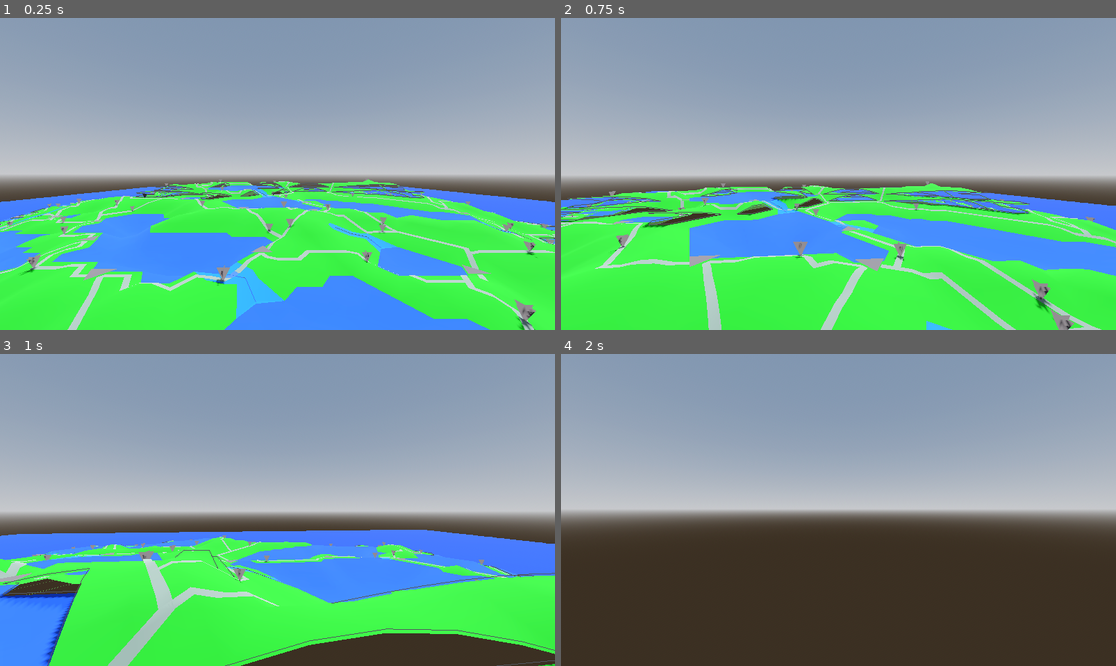
Above: before the commit, frames 1-4 (two rows, left to right).
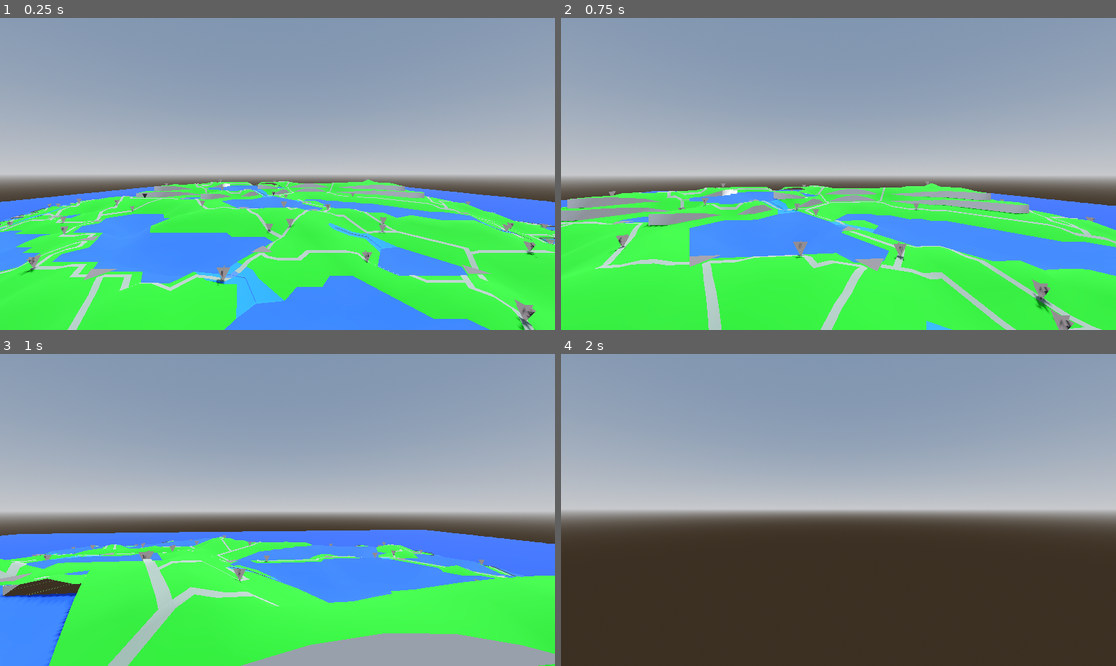
Above: after the commit, the same moments.

Repository: MichaelReel/Faster-Island-Generation
Game: Godot game, scene res://Main.tscn
Same seed, same stepped clock (60 frames per second), same inputs: the game is played once before the commit and once after it.
Inputs (mouse positions are in pixels of both pictures, inside the frame that each line leads up to):
- Up to frame 1 (0.25 s): no input
- Up to frame 2 (0.75 s): tap Enter at 0.5 s; move the mouse to (866, 174) at 0.52 s; hold W (forward) from 0.53 s (still down)
- Up to frame 3 (1 s): keep holding W (forward)
- Up to frame 4 (2 s): keep holding W (forward); move the mouse to (810, 510) at 1.27 s

The runs differ from the first frame. In frame 1, 1.1% of the frame differs, in the area x 24-77%, y 52-59%; in frame 2, 2.9%; in frame 3, 4.9%, in the area x 0-100%, y 62-100%; in frame 4, nothing differs.

Commit message:
Cliff faces drawn, though sometimes back to front

Diff:
--- a/Main.tscn
+++ b/Main.tscn
@@ -35,6 +35,8 @@
 [sub_resource type="StandardMaterial3D" id="StandardMaterial3D_n3gii"]
 albedo_color = Color(0.403922, 0.454902, 0.403922, 1)
 
+[sub_resource type="StandardMaterial3D" id="StandardMaterial3D_f5ket"]
+
 [node name="Main" type="Node3D"]
 
 [node name="WorldEnvironment" type="WorldEnvironment" parent="."]
@@ -55,6 +57,7 @@
 region_debug = SubResource("StandardMaterial3D_cmf4l")
 settlement = SubResource("StandardMaterial3D_0wty8")
 road = SubResource("StandardMaterial3D_n3gii")
+cliff = SubResource("StandardMaterial3D_f5ket")
 
 [node name="BoundsMesh" parent="GeneratedIsland" index="0"]
 visible = false
--- a/island/GeneratedIsland.gd
+++ b/island/GeneratedIsland.gd
@@ -54,6 +54,7 @@
 @export var region_debug: Material = Material.new()
 @export var settlement: Material = Material.new()
 @export var road: Material = Material.new()
+@export var cliff: Material = Material.new()
 
 @onready var bounds : Mesh = $BoundsMesh.mesh
 @onready var material_lib: MaterialLib = MaterialLib.new()
@@ -69,6 +70,7 @@
 	material_lib.set_material("region_debug", region_debug)
 	material_lib.set_material("settlement", settlement)
 	material_lib.set_material("road", road)
+	material_lib.set_material("cliff", cliff)
 
 func _process(delta: float) -> void:
 	if not _changes_pending:
--- a/island/GeneratedIsland.tscn
+++ b/island/GeneratedIsland.tscn
@@ -11,11 +11,19 @@
 resource_local_to_scene = false
 resource_name = ""
 
-[sub_resource type="Material" id="Material_8f78n"]
+[sub_resource type="Material" id="Material_bwvvt"]
 resource_local_to_scene = false
 resource_name = ""
 
 [sub_resource type="Material" id="Material_7ocas"]
+resource_local_to_scene = false
+resource_name = ""
+
+[sub_resource type="Material" id="Material_4yewd"]
+resource_local_to_scene = false
+resource_name = ""
+
+[sub_resource type="Material" id="Material_uoiw4"]
 resource_local_to_scene = false
 resource_name = ""
 
@@ -31,8 +39,10 @@
 script = ExtResource("1_v0fho")
 sub_water = SubResource("Material_6k20l")
 ground = SubResource("Material_5jwn0")
-lake_debug = SubResource("Material_8f78n")
+water_surface = SubResource("Material_bwvvt")
 region_debug = SubResource("Material_7ocas")
+settlement = SubResource("Material_4yewd")
+road = SubResource("Material_uoiw4")
 
 [node name="BoundsMesh" type="MeshInstance3D" parent="."]
 mesh = SubResource("PlaneMesh_qw12c")
--- a/island/generation/cliffs/CliffManager.gd
+++ b/island/generation/cliffs/CliffManager.gd
@@ -75,6 +75,6 @@
 
 func get_mesh_dict() -> Dictionary:
 	return {
-		"cliff_bases": _cliff_line_mesh,
+#		"cliff_bases": _cliff_line_mesh,
 		"terrain": _cliff_terrain_mesh,
 	}
--- a/island/generation/cliffs/mesh/CliffTerrainMesh.gd
+++ b/island/generation/cliffs/mesh/CliffTerrainMesh.gd
@@ -28,14 +28,29 @@
 func perform() -> void:
 	var sub_surface_tool: SurfaceTool = SurfaceTool.new()
 	var ground_surface_tool: SurfaceTool = SurfaceTool.new()
+	var cliff_surface_tool: SurfaceTool = SurfaceTool.new()
 
 	sub_surface_tool.begin(Mesh.PRIMITIVE_TRIANGLES)
 	ground_surface_tool.begin(Mesh.PRIMITIVE_TRIANGLES)
+	cliff_surface_tool.begin(Mesh.PRIMITIVE_TRIANGLES)
 
 	sub_surface_tool.set_material(_material_lib.get_material("sub_water"))
 	ground_surface_tool.set_material(_material_lib.get_material("ground"))
+	cliff_surface_tool.set_material(_material_lib.get_material("cliff"))
+
+	_create_updated_terrain(sub_surface_tool, ground_surface_tool)
+	_create_cliff_faces(cliff_surface_tool)
+
+	sub_surface_tool.generate_normals()
+	ground_surface_tool.generate_normals()
+	cliff_surface_tool.generate_normals()
+
+	sub_surface_tool.commit(self)
+	ground_surface_tool.commit(self)
+	cliff_surface_tool.commit(self)
 
 
+func _create_updated_terrain(sub_surface_tool: SurfaceTool, ground_surface_tool: SurfaceTool) -> void:
 	for cell_index in range(_tri_cell_layer.get_total_cell_count()):
 		var region_index: int = _region_cell_layer.get_region_index_for_cell(cell_index)
 		var triangle_point_indices = _tri_cell_layer.get_triangle_as_point_indices(cell_index)
@@ -61,8 +76,55 @@
 				)
 				ground_surface_tool.add_vertex(vertex)
 
-	sub_surface_tool.generate_normals()
-	ground_surface_tool.generate_normals()
+func _create_cliff_faces(cliff_surface_tool: SurfaceTool) -> void:
+	var cliff_lines: Array[PackedInt32Array] = _cliff_layer.get_cliff_base_lines()
+	for cliff_index in range(len(cliff_lines)):
+		# Get cliff point information, grid position and both heights
+		var cliff_point_indices: PackedInt32Array = cliff_lines[cliff_index]
+		var cliff_evelvation_references: Array[PackedFloat32Array] = (
+			_cliff_layer.get_cliff_elevation_lines(cliff_index)
+		)
+		var base_heights: PackedFloat32Array = cliff_evelvation_references[0]
+		var top_heights: PackedFloat32Array = cliff_evelvation_references[1]
 
-	sub_surface_tool.commit(self)
-	ground_surface_tool.commit(self)
+		# TODO: Reverse chains as necessary
+
+		# Draw triangle pairs between the top and bottoms of the cliff section
+		for cliff_sequence_index in range(len(cliff_point_indices) - 1):
+			var point_index_a = cliff_point_indices[cliff_sequence_index]
+			var point_index_b = cliff_point_indices[cliff_sequence_index + 1]
+			_get_cliff_faces_for_vertices(
+				cliff_surface_tool,
+				_tri_cell_layer.get_point_as_vector3(point_index_a, top_heights[cliff_sequence_index]),
+				_tri_cell_layer.get_point_as_vector3(point_index_b, top_heights[cliff_sequence_index + 1]),
+				_tri_cell_layer.get_point_as_vector3(point_index_a, base_heights[cliff_sequence_index]),
+				_tri_cell_layer.get_point_as_vector3(point_index_b, base_heights[cliff_sequence_index + 1]),
+			)
+
+func _get_cliff_faces_for_vertices(
+	cliff_surface_tool: SurfaceTool,
+	top_a: Vector3,
+	top_b: Vector3,
+	bottom_a: Vector3,
+	bottom_b: Vector3,
+) -> void:
+	# When the first or last points match, we only need a single triangle
+	if top_a == bottom_a:
+		cliff_surface_tool.add_vertex(top_a)
+		cliff_surface_tool.add_vertex(top_b)
+		cliff_surface_tool.add_vertex(bottom_b)
+		return
+
+	if top_b == bottom_b:
+		cliff_surface_tool.add_vertex(top_a)
+		cliff_surface_tool.add_vertex(top_b)
+		cliff_surface_tool.add_vertex(bottom_a)
+		return
+
+	cliff_surface_tool.add_vertex(top_a)
+	cliff_surface_tool.add_vertex(top_b)
+	cliff_surface_tool.add_vertex(bottom_a)
+
+	cliff_surface_tool.add_vertex(top_b)
+	cliff_surface_tool.add_vertex(bottom_b)
+	cliff_surface_tool.add_vertex(bottom_a)
Not shown: 1 places in Main.tscn that only renumber resources
Not shown: 1 places in island/GeneratedIsland.tscn that only renumber resources
